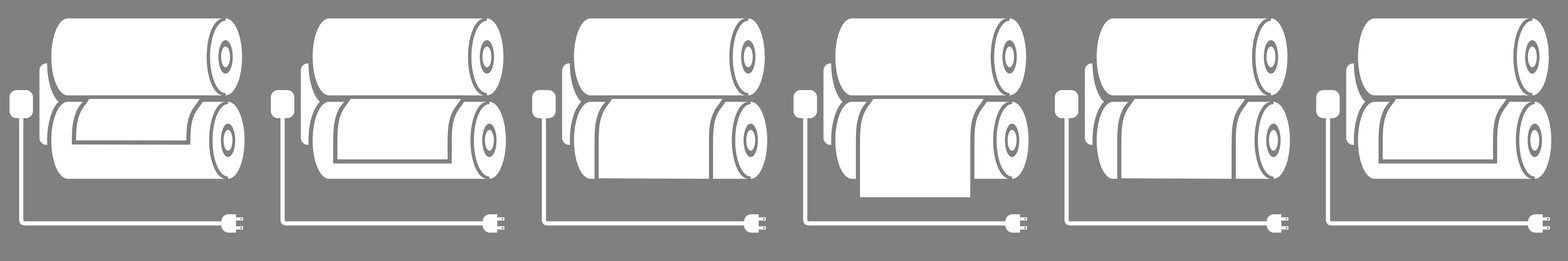
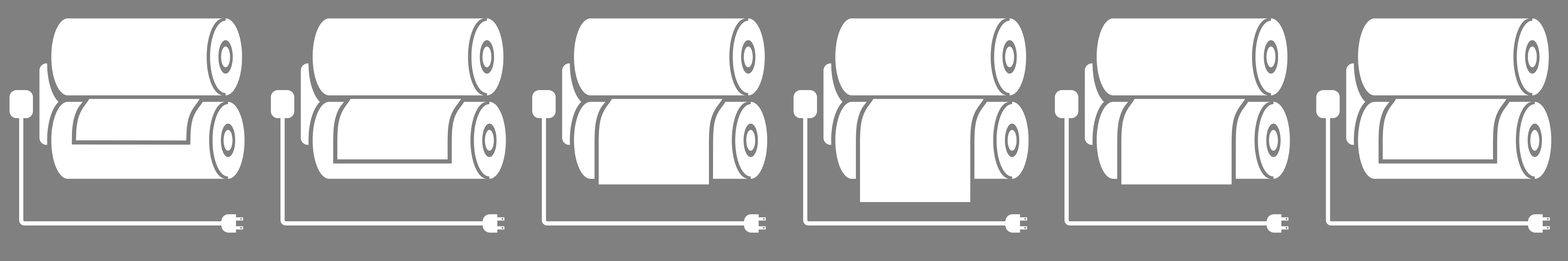
The second 1568x261 image is a revision of the first. Changes to its layers:
added layer "Layer 3 copy 2" above "Layer 3 copy" over [859,194,971,203]
added layer "Layer 3 copy" above "Layer 3" over [1121,177,1232,185]
added layer "Layer 3" above "Layer 1" over [598,177,709,185]
